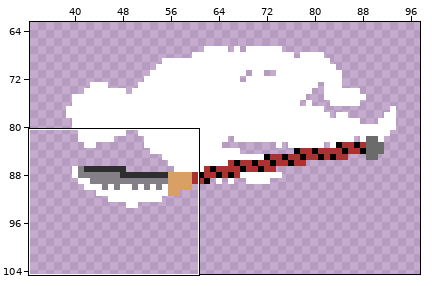
Pixel-art file -- ressources/NewGate/sprites/normal/base/knockdown.ase. The first picture is a wide view before the edit; the outline marks the close-up.
Close-up. Old version:
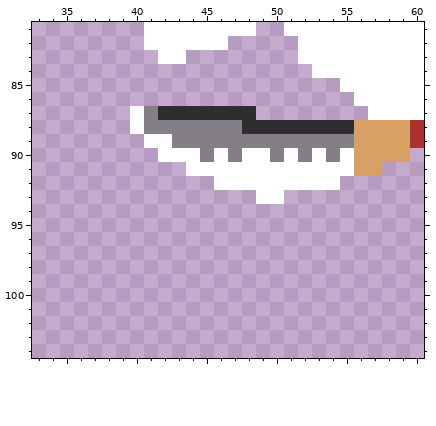
128x128 pixels, 1 frame. Shown: x 33..60, y 81..104. The wide view leaves out empty margins.
After the commit:
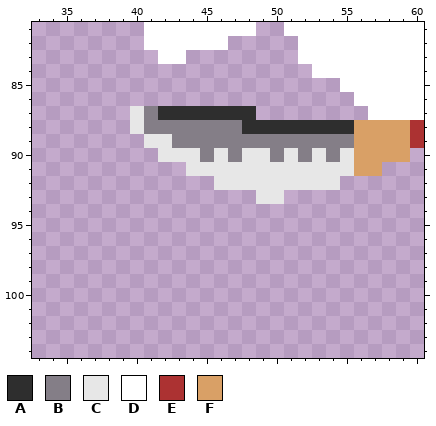
Palette (. is transparent): A #2e2e2e  B #847e87  C #e7e7e7  D #ffffff  E #ac3232  F #d9a066
The commit says: Changed weapon's blade Color
From old to new:
--- layer "Weapon"
@@ x 33..60 @@
  86 .......................DDDDD
- 87 .......DBAAAAAAA........DDDD
- 88 .......DBBBBBBBAAAAAAAAFFFFE
- 89 ........DDBBBBBBBBBBBBBFFFFE
- 90 .........DDDBDBDDBDBDBDFFFF.
- 91 ...........DDDDDDDDDDDDFF...
- 92 .............DDDDDDDDD......
- 93 ................DD..........
+ 87 .......CBAAAAAAA........DDDD
+ 88 .......CBBBBBBBAAAAAAAAFFFFE
+ 89 ........CCBBBBBBBBBBBBBFFFFE
+ 90 .........CCCBCBCCBCBCBCFFFF.
+ 91 ...........CCCCCCCCCCCCFF...
+ 92 .............CCCCCCCCC......
+ 93 ................CC..........
  94 ............................
Where, in picture pixels (left, top, right, bottom), the same in both close-ups:
changed: (130, 106, 354, 204)
